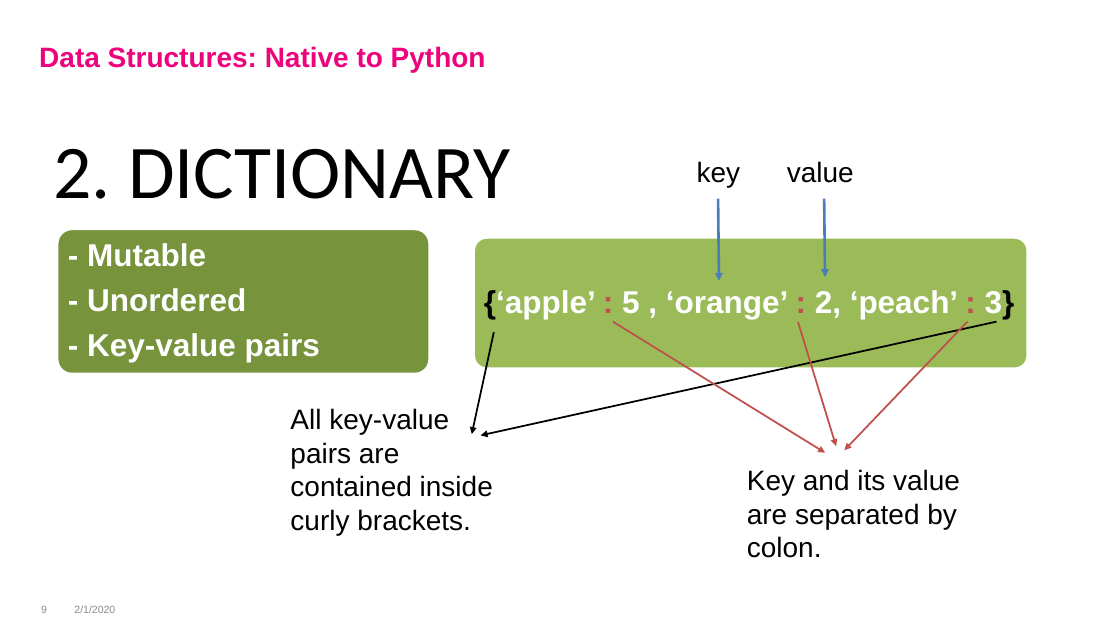
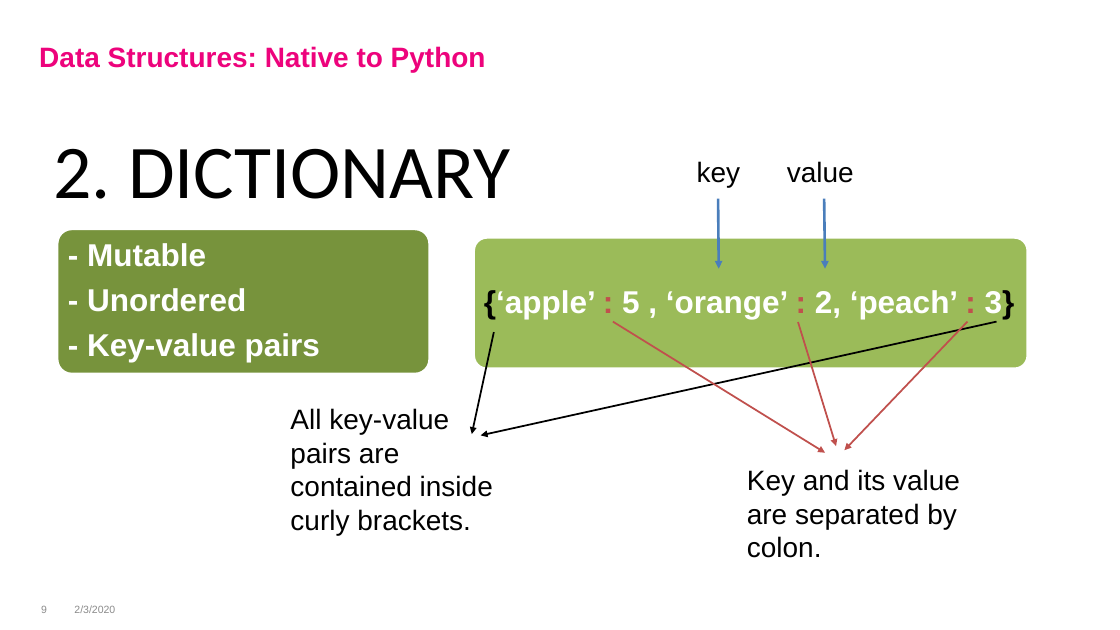
Before and after one commit to seanahmad/pythonRBAC-workshop, a slide deck: slide 9 of Python_forRBAC.pptx. Drawn at 1120x630 pixels with LibreOffice and Linux fonts; fonts in the diff are those of the drawing; background and template pictures are left out. Boxes give left, top, right and bottom in pixels: in the first picture for what was removed or moved away, otherwise in the second. Text is boxed around its words. In the diff, an @@ line names an element or a change of style, - is before the commit and + after.

```diff
--- a/Python_forRBAC.pptx
+++ b/Python_forRBAC.pptx
@@ arrow moved from (718, 199) - (719, 281) to (718, 199) - (719, 269) @@
@@ arrow moved from (824, 198) - (825, 277) to (824, 198) - (825, 269) @@
@@ text at [74,605,115,613]: text changed @@
-2/1/2020
+2/3/2020
```
Also in this commit, not shown: 17 other slides changed, 2 other files.
